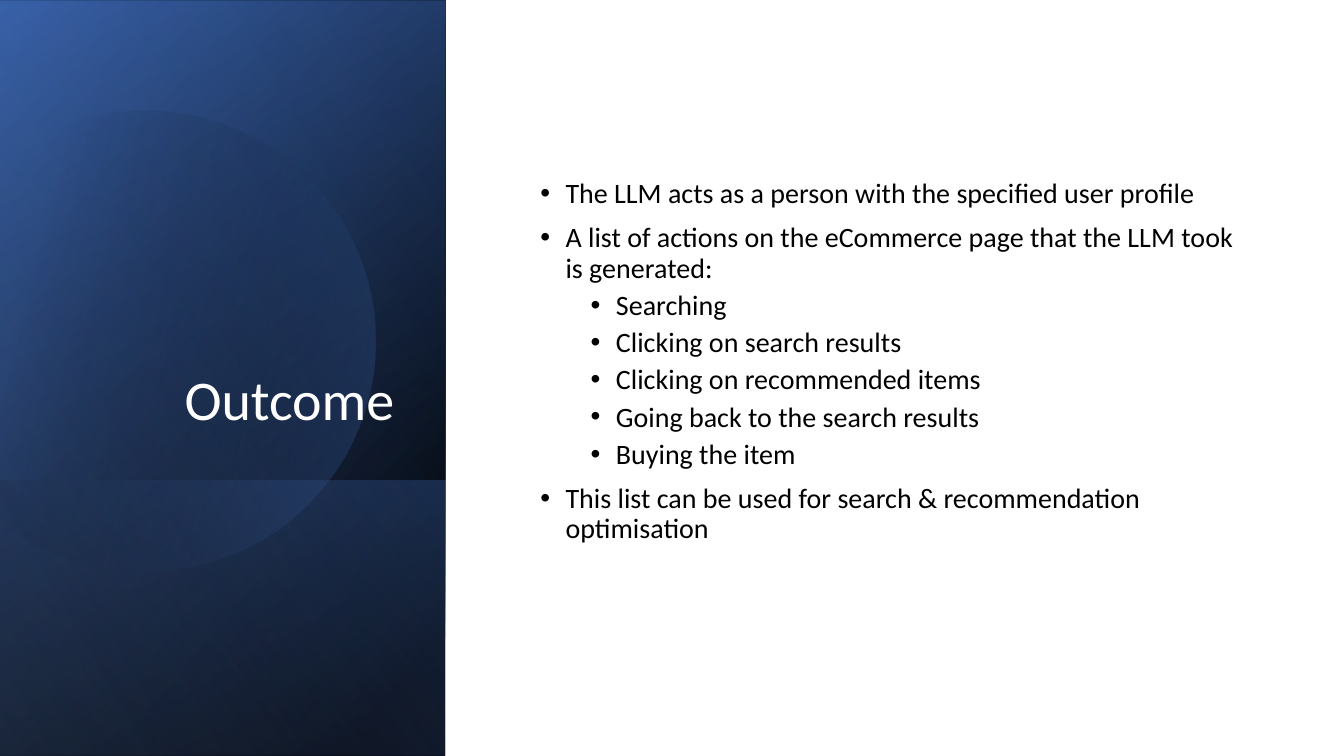
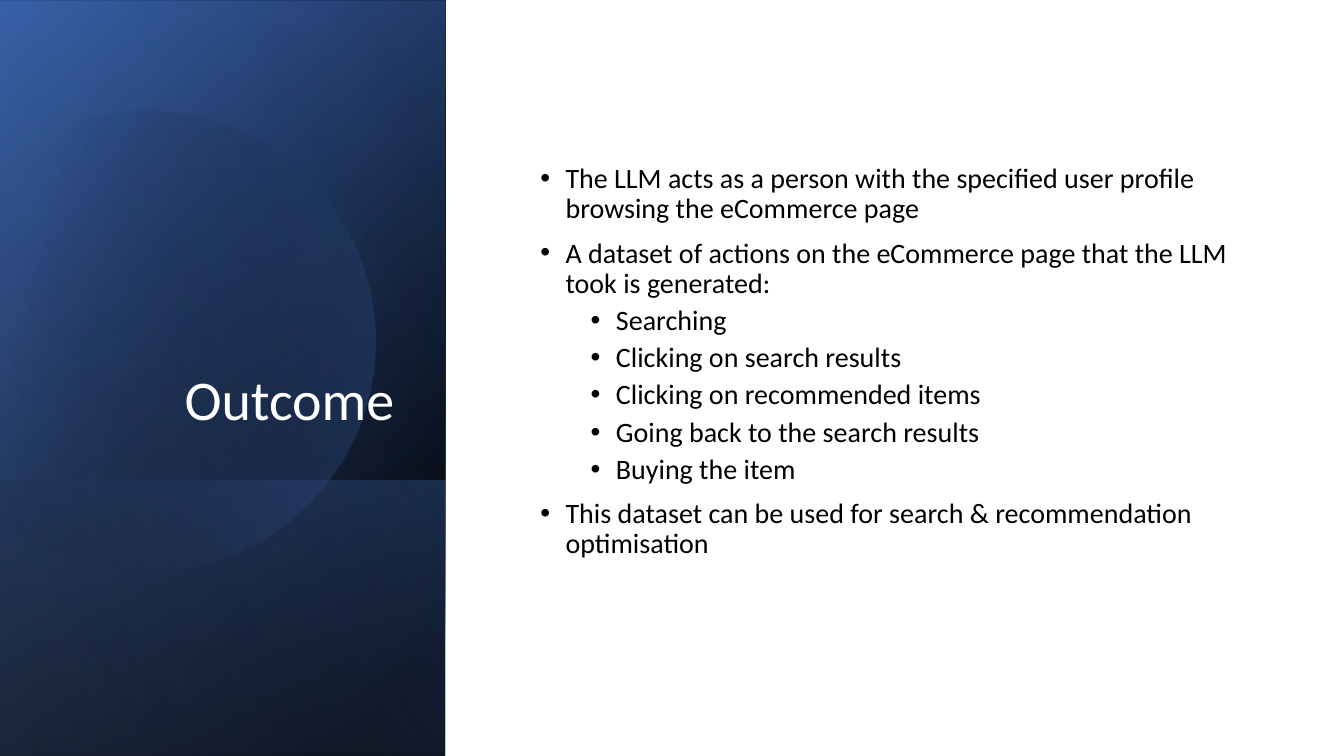
Before and after one commit to drcdev-gh/wowdao-synthdata, a slide deck: slide 4 of synthdatagen_demo.pptx. Drawn at 1344x756 pixels with LibreOffice and Linux fonts; fonts in the diff are those of the drawing. Boxes give left, top, right and bottom in pixels: in the first picture for what was removed or moved away, otherwise in the second. Text is boxed around its words. In the diff, an @@ line names an element or a change of style, - is before the commit and + after.

Commit message:
presentation update

```diff
--- a/synthdatagen_demo.pptx
+++ b/synthdatagen_demo.pptx
@@ text at <box>566,168,1226,298</box>: text changed @@
-• The LLM acts as a person with the specified user profile
-• A list of actions on the eCommerce page that the LLM took is generated:
+• The LLM acts as a person with the specified user profile browsing the eCommerce page
+• A dataset of actions on the eCommerce page that the LLM took is generated:
@@ text at <box>566,503,1191,558</box>: text changed @@
-• This list can be used for search & recommendation optimisation
+• This dataset can be used for search & recommendation optimisation
```
Also in this commit, not shown: 1 other slide changed.
